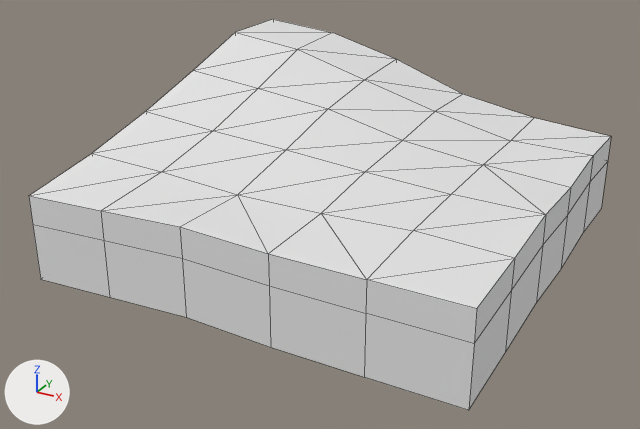
One commit to the FBX model ZombieSurvival/Assets/polyperfect/Low Poly Ultimate Pack/T/- Meshes_T/Terrains_T/Worlds_T/2Mesh.fbx: the scene before it, then after it.
Camera for both pictures: a 50 mm camera at (26.6, -52.0, 21.7) aimed at (-0.9, -2.1, -3.3). Arrows for +X, +Y and +Z are at lower left; the lights stay in place. Mesh edges are drawn as thin lines. Where no turn or scale is listed for an object, it has been applied to the vertices.

The older version as bpy lines, for what is in view:
```python
me_terrain_world_hill3 = bpy.data.meshes.new('terrain-world-hill3')
me_terrain_world_hill3.from_pydata(...)  # 76 vertices, 90 faces; spans x -15.0..15.0, y -15.0..15.0, z -6.0..6.0
me_terrain_world_hill3.materials.append(mat_lowpoly_colors)  # white #e7e7e7
ob_terrain_world_hill3 = bpy.data.objects.new('terrain-world-hill3', me_terrain_world_hill3)
ob_terrain_world_hill3.location = (0.0, 0.0, 0.0)
```
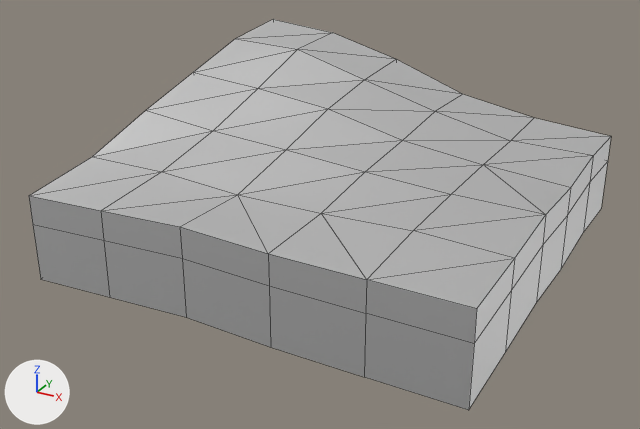
Pixel boxes [x1, y1, x2, y2] of what changed, in the pictures (640 x 429 px; the box of a moved part takes in the faces that stretch with it):
'terrain-world-hill3', recoloured, reshaped: [29, 19, 611, 410] in both
part 1 of me_terrain_world_hill3, moved or reshaped: before [147, 19, 333, 111]; after [147, 19, 333, 110]
part 2 of me_terrain_world_hill3, moved or reshaped: [29, 111, 213, 196] in both

The change in detail:
Material 'LOWPOLY-COLORS.002' (mat_lowpoly_colors_002) is new.
Its base color is (0.8, 0.8, 0.8) (white #e7e7e7).
Its metallic is 1.0.
Its roughness is 0.553.
me_terrain_world_hill3 has 76 vertices, 90 faces and spans x -15.0..15.0, y -15.0..15.0, z -6.0..6.0.
me_terrain_world_hill3 is used by ob_terrain_world_hill3; location (0.0, 0.0, 0.0).
me_terrain_world_hill3 no longer uses material mat_lowpoly_colors (white #e7e7e7).
Part 1, on me_terrain_world_hill3:
Vertex 4 of me_terrain_world_hill3 moves from (-15.0, 9.0, 6.0) at pixel (235, 32) to (-15.0, 9.0, 5.4) at pixel (235, 38).
Vertex 5 of me_terrain_world_hill3 moves from (-15.0, 3.0, 4.1) at pixel (193, 70) to (-15.0, 3.0, 4.0) at pixel (193, 72).
Part 2, on me_terrain_world_hill3:
Vertex 7 of me_terrain_world_hill3 moves from (-15.0, -9.0, 1.0) at pixel (91, 153) to (-15.0, -9.0, 0.8) at pixel (92, 156).
me_terrain_world_hill3 now uses material mat_lowpoly_colors_002 (white #e7e7e7).
